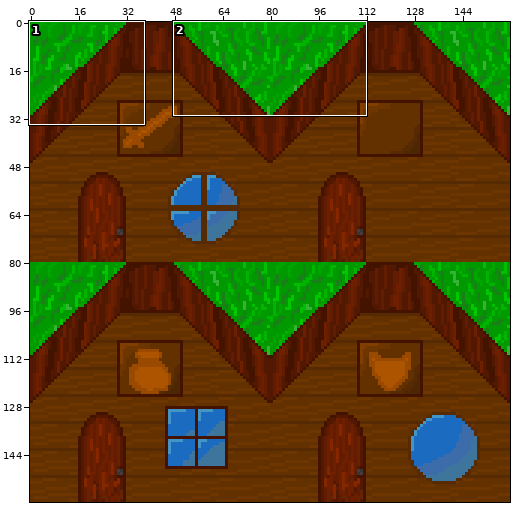
Sprite sheet -- Projects/TestProject/Textures/5X5ShopTemplate.png. Above, an overview of the earlier version with the close-up marked.
Close-up. First the earlier version:
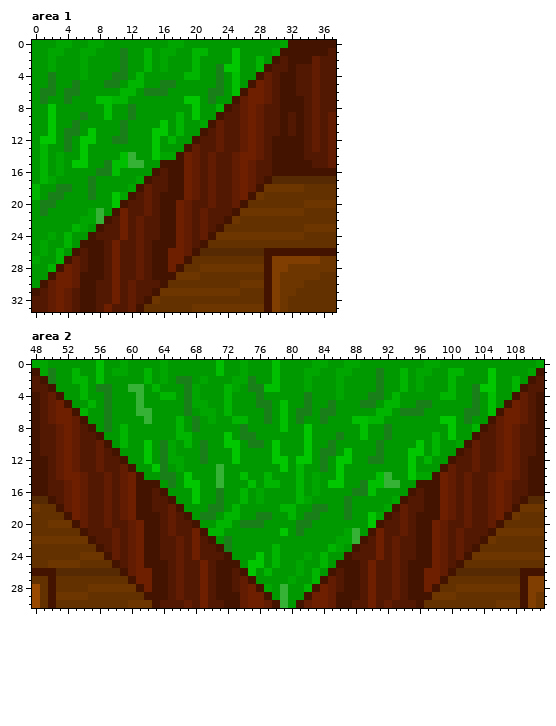
The file is 160x160 pixels. Colours within 5 levels of each other are drawn and written as one. Shown: area 1: x 0..37, y 0..33; area 2: x 48..111, y 0..30. The commit also changed other parts of the picture, which this record leaves out.
Once edited:
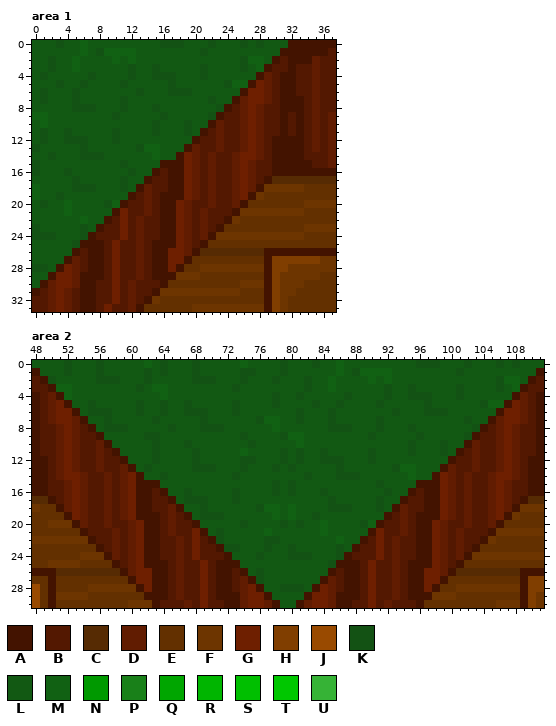
Palette (. is transparent): A #431300  B #531801  C #562b03  D #611c01  E #633000  F #6d3500  G #6e1f00  H #803e00  J #994a00  K #135214  L #125913  M #116113  N #009900  P #198019  Q #00a600  R #00b500  S #00bf00  T #00c700  U #36b336
The edit:
Changed rows in their new state; - is an unchanged pixel.
Area 1:
first column x 0:
 0 LLLKLLMLLLLLLLLLKKKLLLKLLLKLKLLL
 1 LLLLLLMLKMMMMLLLLLLLLKLLLLLLLLL-
 2 LLKLLMLLLLMLMLLLLLLLLLLLLLKMML--
 3 LLKLLMLLLLLLKLLKLLLLLKLLLLKLM---
 4 LKLLLLLKLLLLKLLKKKLLLKLLLLLL----
 5 LLLKLLKLLLLKLLLLLKLLLLLLKMM-----
 6 LKLLLKLLLLLLLKLLLKKKLLLLLL------
 7 LKLLLKLLLLLKLLLLLLLLLLKLL-------
 8 LLLLLKKKLLLKLLLKLLLLLLLK--------
 9 MMLLLLLLLLKLLLLLKLLLLLK---------
10 LMLLLLLLLLLLLLLKLLLKLL----------
11 LKLLKLLLLLKLLLLKLLLKL-----------
12 LKLLKKKLLLKLLLLLLLLL------------
13 KLLLLLKLLLLLLKMMLLL-------------
14 LLKLLLKKKLLLLLLMLL--------------
15 KLLLLLLLLLLKLLLL----------------
16 KLLLKLLLLLLLKLL-----------------
17 LLLLLKLLLLLKLL------------------
18 MLLLLKKKLLLKL-------------------
19 MLLKLLLLLLLL--------------------
20 LKLLMLLLLKM---------------------
21 LLLLMLLLLL----------------------
22 LLLLLLMLL-----------------------
23 KLLLLLKL------------------------
24 KKKLLLK-------------------------
25 LLLLLK--------------------------
26 LLLLL---------------------------
27 LLLL----------------------------
28 KKL-----------------------------
29 LL------------------------------
30 L-------------------------------
Area 2:
first column x 48:
 0 LLLLKLLLKLLLLLMLKLLLKLLLLLMLLLLKLLLKLLMLLLLLLLLLKKKLLLKLLLKLKLLL
 1 -LLLKLLLKLLLLLKLKLLLKLLLLLKKLLLKLLLLLLMLKMMMMLLLLLLLLKLLLLLLLLL-
 2 --KLLLLLKKKLLLKLLLLLKKKLLLKLLLKLLLKLLMLLLLMLMLLLLLLLLLLLLLKMML--
 3 ---MMLLLLLLLLKLMMLLLLLLLLKLLLLLLLLKLLMLLLLLLKLLKLLLLLKLLLLKLM---
 4 ----MLLLLLLLLLLLMLLLLLLLLLLLLLKLLKLLLLLKLLLLKLLKKKLLLKLLLLLL----
 5 -----LLKLLLLLKLLKLLKLLLLLKLLLLKLLLLKLLKLLLLKLLLLLKLLLLLLKMM-----
 6 ------LKKKLLLKLLKLLKKKLLLKLLLLLLLKLLLKLLLLLLLKLLLKKKLLLLLL------
 7 -------LLKLLLLLKLLLLLKLLLLLLKMMLLKLLLKLLLLLKLLLLLLLLLLKLL-------
 8 --------LKKKLLLLLKLLLKKKLLLLLLMLLLLLLKKKLLLKLLLKLLLLLLLK--------
 9 ---------LLLLLKKLLLLLLLLLLKLLLLKMMLLLLLLLLKLLLLLKLLLLLK---------
10 ----------LLLLLKLLLKLLLLLLLKLLLLLMLLLLLLLLLLLLLKLLLKLL----------
11 -----------LLLLKLLLLKLLLLLMLLLLKLKLLKLLLLLKLLLLKLLLKL-----------
12 ------------LLLKLLLLKLLLLLKKLLLKLKLLKKKLLLKLLLLLLLLL------------
13 -------------LKLLLLLKKKLLLKLLLKLKLLLLLKLLLLLLKMMLLL-------------
14 --------------LLKLLLLLLLLKLLLLLLLLKLLLKKKLLLLLLMLL--------------
15 ----------------LLLLLLLLLLLLLLKLKLLLLLLLLLLKLLLL----------------
16 -----------------LLKLLLLLKLLLLKLKLLLKLLLLLLLKLL-----------------
17 ------------------LKKKLLLKLLLLLLLLLLLKLLLLLKLL------------------
18 -------------------LLKLLLLLLKMMLMLLLLKKKLLLKL-------------------
19 --------------------LKKKLLLLLLMLMLLKLLLLLLLL--------------------
20 ---------------------LLLLLKLLLLKLKLLMLLLLKM---------------------
21 ----------------------LKLLLLLMLLLLLLMLLLLL----------------------
22 -----------------------KLLLLLKKLLLLLLLMLL-----------------------
23 ------------------------KKLLLKLLKLLLLLKL------------------------
24 -------------------------LLLKLLLKKKLLLK-------------------------
25 --------------------------LLLLLLLLLLLK--------------------------
26 ---------------------------LKLLLLLLLL---------------------------
27 ----------------------------KLLLLLLL----------------------------
28 -----------------------------LLKKKL-----------------------------
29 ------------------------------LLLL------------------------------
30 -------------------------------LL-------------------------------
Where, in picture pixels (left, top, right, bottom), the same in both close-ups:
changed: (32, 40, 288, 288)
changed: (32, 360, 544, 608)
